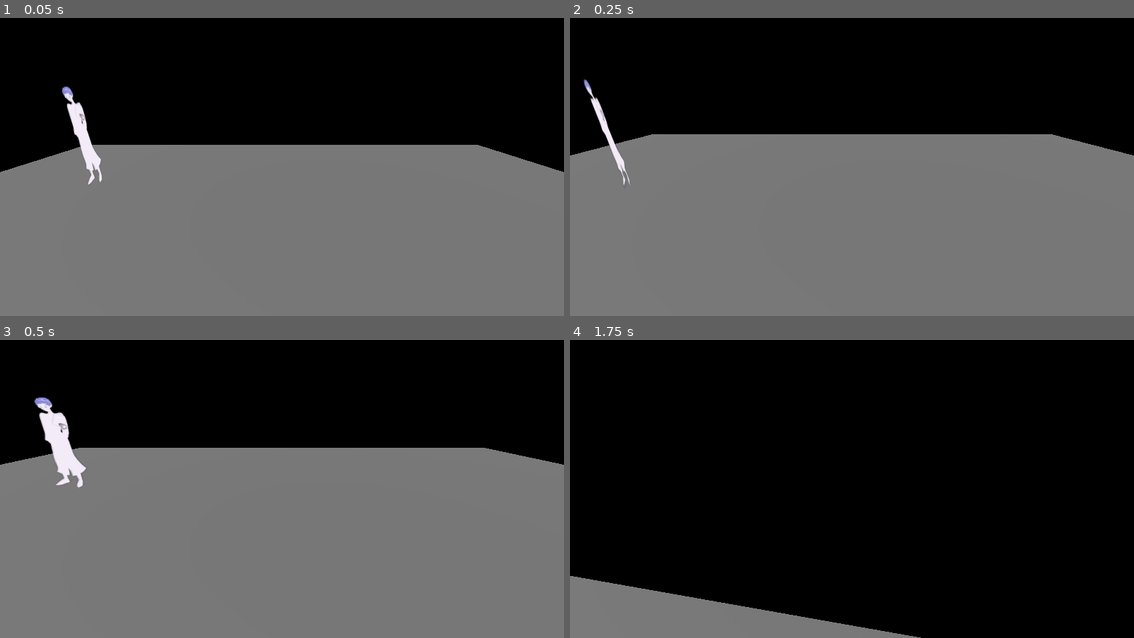
Above: before the commit, frames 1-4 (two rows, left to right).
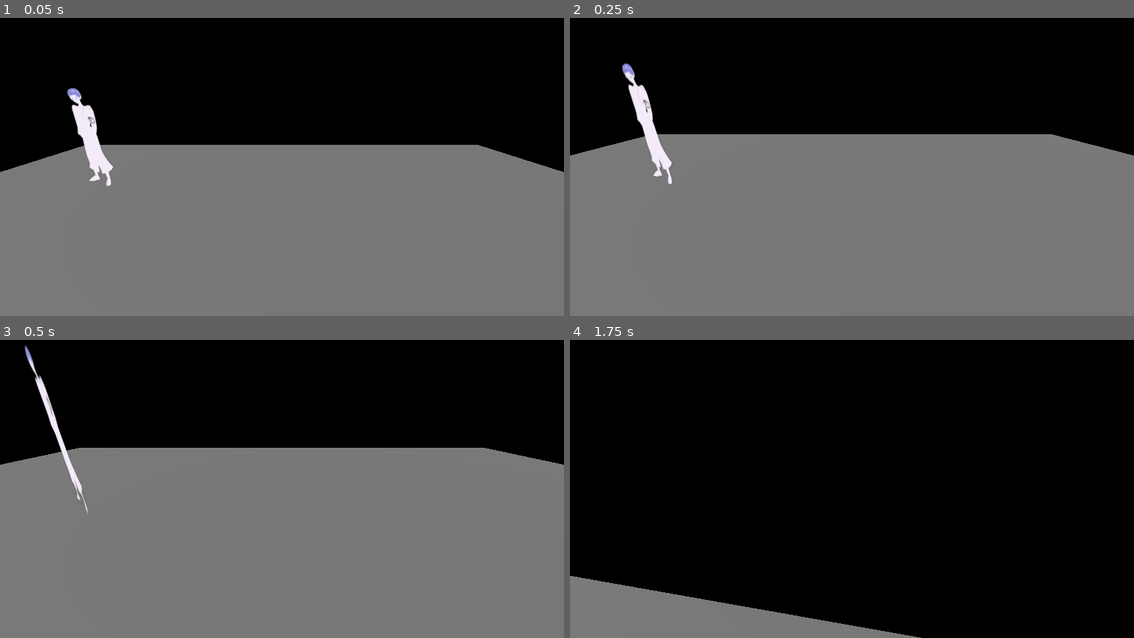
Above: after the commit, the same moments.

Repository: n1smm/ggj2026game
Game: Godot game, scene res://test_scene.tscn
The game is run twice, just before and just after one commit, with the same random seed, the same clock (stepped at 60 frames per second) and the same inputs.
Inputs (mouse positions are in pixels of both pictures, inside the frame that each line leads up to):
- Up to frame 1 (0.05 s): no input
- Up to frame 2 (0.25 s): no input
- Up to frame 3 (0.5 s): no input
- Up to frame 4 (1.75 s): move the mouse to (880, 480) at 0.52 s; hold C (crouch) 0.53-1.28 s; hold W (move_forward) from 0.53 s (still down); tap Space (jump) at 0.77, 1.52 s; move the mouse to (823, 480) at 1.27 s; tap C (crouch) at 1.35 s

The runs differ from the first frame. In frame 1, 0.9% of the frame differs, in the area x 10-21%, y 22-57%; in frame 2, 1.3%, in the area x 2-19%, y 15-57%; in frame 3, 1.2%; in frame 4, nothing differs.

Commit message:
predesinged path for mobs

Diff:
--- a/hey_thats_my_face/mob.gd
+++ b/hey_thats_my_face/mob.gd
@@ -6,14 +6,16 @@
 	Pursuit
 }
 
-@export var walkSpeed : float = 2.0
+@export var walkSpeed : float = 1.0
 @export var runSpeed : float = 5.0
+@export var patrol_points: Array[Marker3D] = []
 
 @onready var follow_target_3d: FollowTarget3D = $FollowTarget3D
 @onready var random_target_3d: RandomTarget3D = $RandomTarget3D
 
 var state : States = States.Walking
 var target : Node3D
+var current_patrol_index = 0
 
 func _ready() -> void:
 	ChangeState(States.Walking)
@@ -32,14 +34,23 @@
 		States.Walking:
 			follow_target_3d.ClearTarget()
 			follow_target_3d.Speed = walkSpeed
-			follow_target_3d.SetFixedTarget(random_target_3d.GetNextPoint())
+			if patrol_points.size() > 0:
+				follow_target_3d.SetFixedTarget(
+					patrol_points[current_patrol_index].global_position)
+			else:
+				follow_target_3d.SetFixedTarget(random_target_3d.GetNextPoint())
 			target = null
 		States.Pursuit:
 			follow_target_3d.Speed = runSpeed
 			follow_target_3d.SetTarget(target)
 
 func _on_follow_target_3d_navigation_finished() -> void:
-	follow_target_3d.SetFixedTarget(random_target_3d.GetNextPoint())
+	if patrol_points.size() > 0:
+		current_patrol_index = (current_patrol_index + 1) % patrol_points.size()
+		follow_target_3d.SetFixedTarget(patrol_points[current_patrol_index].global_position)
+	else:
+		follow_target_3d.SetFixedTarget(random_target_3d.GetNextPoint())
+	# follow_target_3d.SetFixedTarget(random_target_3d.GetNextPoint())
 
 func _on_simple_vision_3d_get_sight(body: Node3D) -> void:
 	target = body
--- a/hey_thats_my_face/mob.tscn
+++ b/hey_thats_my_face/mob.tscn
@@ -21,15 +21,21 @@
 
 [node name="SimpleVision3D" type="Node3D" parent="." unique_id=1660342861]
 script = ExtResource("2_p11y5")
-Distance = 5.0
+Distance = 10.0
 BaseWidth = 1.0
-EndWidth = 10.0
+EndWidth = 5.0
+BaseHeight = 2.0
+EndHeight = 10.0
+BaseConeSize = 2.0
 
 [node name="FollowTarget3D" type="NavigationAgent3D" parent="." unique_id=941098976]
 script = ExtResource("3_s5nov")
+TurnSpeed = 0.01
 
 [node name="RandomTarget3D" type="Node3D" parent="." unique_id=439741599]
 script = ExtResource("4_b3mxk")
+MaxAngleRange = -60
+MinAngleRange = 60
 
 [node name="Sprite3D" type="Sprite3D" parent="." unique_id=1288315881]
 transform = Transform3D(0.2, 0, 0, 0, 0.2, 0, 0, 0, 0.2, 0, 0, 0)
--- a/hey_thats_my_face/test_scene.tscn
+++ b/hey_thats_my_face/test_scene.tscn
@@ -46,8 +46,30 @@
 [node name="Player" parent="." unique_id=2147031295 instance=ExtResource("1_ia1lp")]
 transform = Transform3D(1, 0, 0, 0, 1, 0, 0, 0, 1, 0, 1, 0)
 
-[node name="Mob1" parent="." unique_id=524789304 instance=ExtResource("2_sasra")]
+[node name="Mob1" parent="." unique_id=524789304 node_paths=PackedStringArray("patrol_points") instance=ExtResource("2_sasra")]
 transform = Transform3D(0.2, 0, 0, 0, 0.2, 0, 0, 0, 0.2, 2, 1, 2)
+runSpeed = 4.0
+patrol_points = [NodePath("../Marker3D"), NodePath("../Marker3D2"), NodePath("../Marker3D3")]
 
-[node name="Mob2" parent="." unique_id=1322544978 instance=ExtResource("2_sasra")]
+[node name="Mob2" parent="." unique_id=1322544978 node_paths=PackedStringArray("patrol_points") instance=ExtResource("2_sasra")]
 transform = Transform3D(0.2, 0, 0, 0, 0.2, 0, 0, 0, 0.2, -2, 1, -2)
+walkSpeed = 2.0
+patrol_points = [NodePath("../Marker3D4"), NodePath("../Marker3D5"), NodePath("../Marker3D6")]
+
+[node name="Marker3D" type="Marker3D" parent="." unique_id=539881679]
+transform = Transform3D(1, 0, 0, 0, 1, 0, 0, 0, 1, 0.32, 1, 1.2)
+
+[node name="Marker3D2" type="Marker3D" parent="." unique_id=703300199]
+transform = Transform3D(1, 0, 0, 0, 1, 0, 0, 0, 1, 1.815, 1, -1.075)
+
+[node name="Marker3D3" type="Marker3D" parent="." unique_id=1375986344]
+transform = Transform3D(1, 0, 0, 0, 1, 0, 0, 0, 1, -1.545, 1, 1.405)
+
+[node name="Marker3D4" type="Marker3D" parent="." unique_id=720401828]
+transform = Transform3D(1, 0, 0, 0, 1, 0, 0, 0, 1, -1.33, 1, -1.06)
+
+[node name="Marker3D5" type="Marker3D" parent="." unique_id=870313536]
+transform = Transform3D(1, 0, 0, 0, 1, 0, 0, 0, 1, 1.56, 1, 2.99)
+
+[node name="Marker3D6" type="Marker3D" parent="." unique_id=625669125]
+transform = Transform3D(1, 0, 0, 0, 1, 0, 0, 0, 1, 3.02, 1, 0.245)
